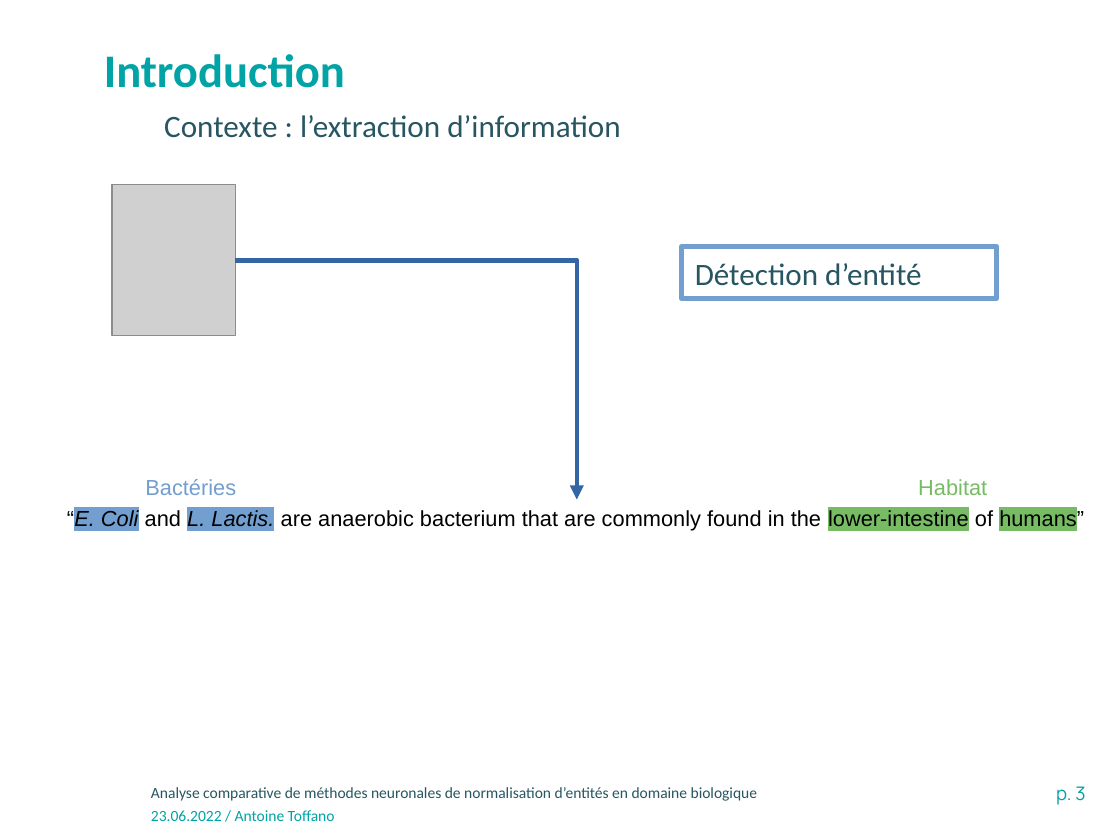
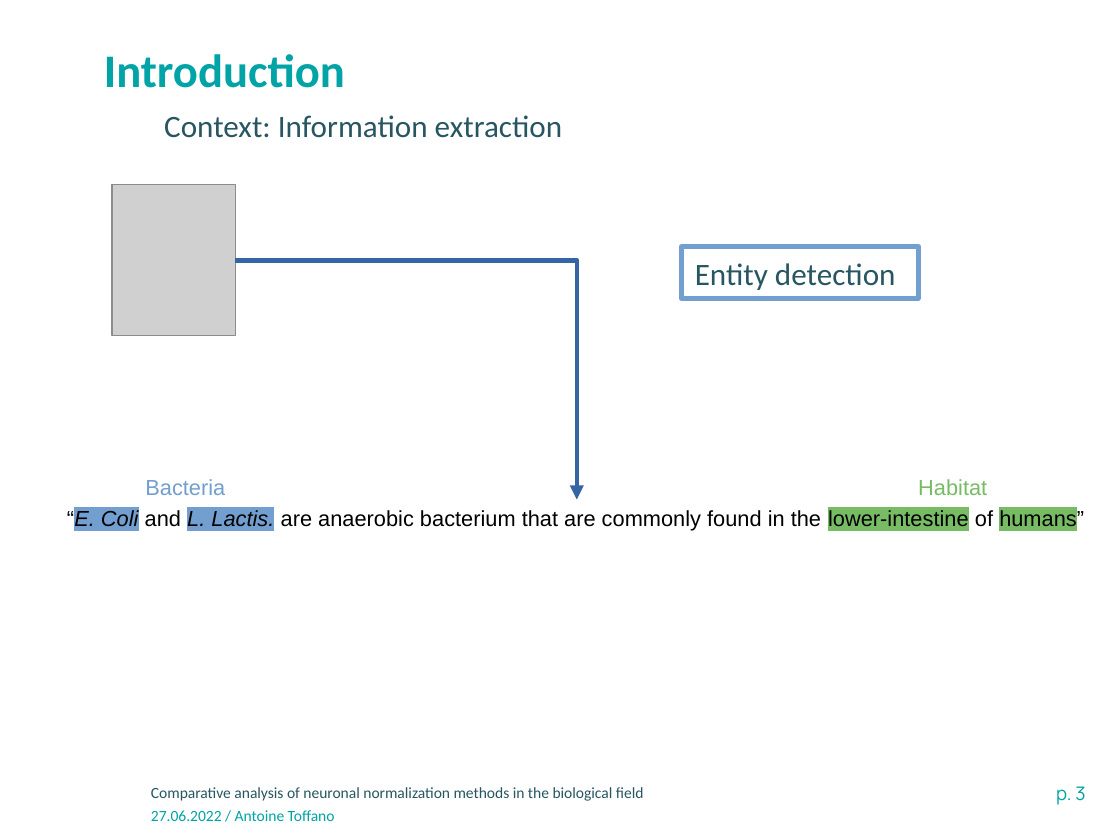
Before and after one commit to atoffano/entity-norm, a slide deck: slide 3 of Presentation-INRAE-format classique.odp. Drawn at 1120x840 pixels with LibreOffice and Linux fonts; fonts in the diff are those of the drawing; grey boxes stand for pictures; background and template pictures are left out. Boxes give left, top, right and bottom in pixels: in the first picture for what was removed or moved away, otherwise in the second. Text is boxed around its words. In the diff, an @@ line names an element or a change of style, - is before the commit and + after.

```diff
--- a/Presentation-INRAE-format classique.odp
+++ b/Presentation-INRAE-format classique.odp
@@ text at (164, 115, 562, 138): text changed @@
-Contexte : l’extraction d’information
+Context: Information extraction
@@ rectangle removed at (681, 246, 997, 298) @@
-Détection d’entité
@@ rectangle added at (681, 246, 918, 298), outline #729FCF 3 pt, 20 pt, text #275662 @@
+Entity detection
@@ text at (145, 479, 225, 495): text changed @@
-Bactéries
+Bacteria
@@ text at (151, 787, 644, 801): text changed @@
-Analyse comparative de méthodes neuronales de normalisation d’entités en domaine biologique
+Comparative analysis of neuronal normalization methods in the biological field
@@ text at (151, 810, 335, 821): text changed @@
-23.06.2022 / Antoine Toffano
+27.06.2022 / Antoine Toffano
```
Also in this commit, not shown: 2 other slides changed, 14 slides added, 13 slides removed, 2 other files.
